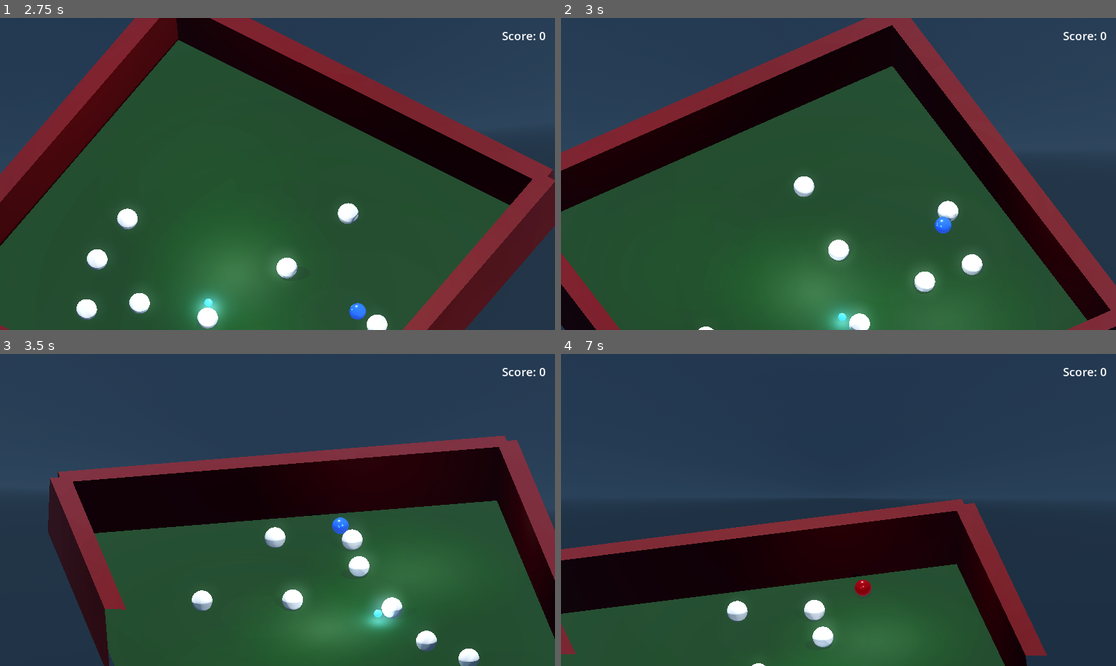
Above: before the commit, frames 1-4 (two rows, left to right).
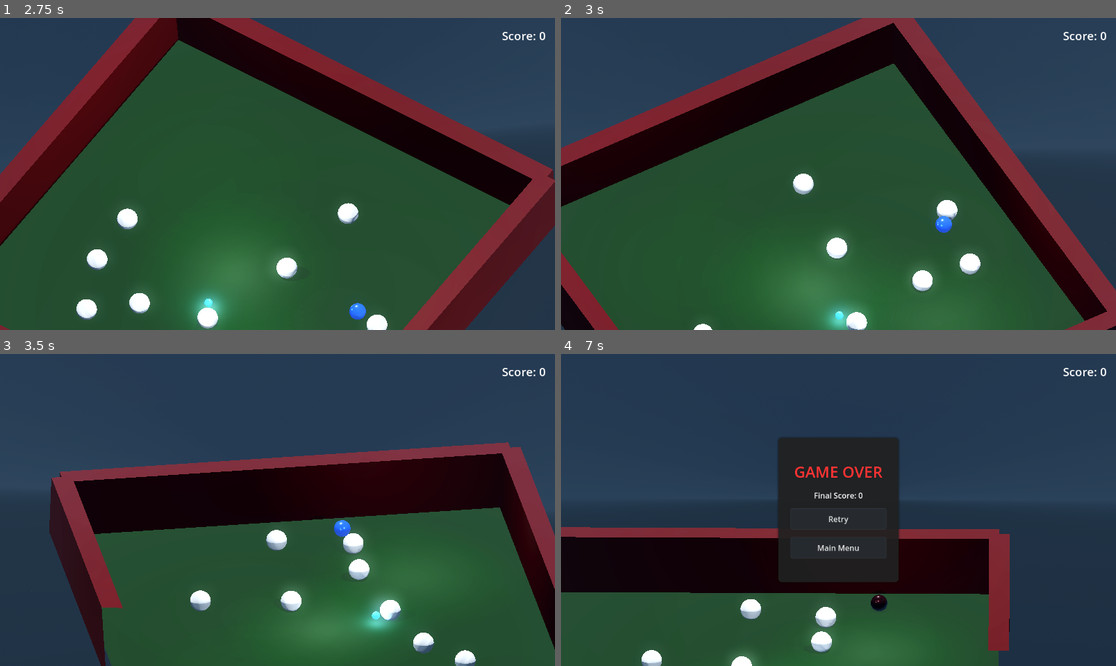
Above: after the commit, the same moments.

Repository: bluehexagons/snakeproject
Game: Godot game, scene res://scenes/main_menu.tscn
Two runs of this game, one before a commit and one after it. Both use one fixed random seed, a clock stepped at 60 frames per second and the inputs below.
Inputs:
- Up to frame 1 (2.75 s): click "New Game" at 0.5 s; hold D (move_right) 1.28-2.03 s; hold F (toggle_camera_angle) 1.28-2.03 s; hold S (move_down) from 2.03 s (still down); tap F (toggle_camera_angle) at 2.1 s
- Up to frame 2 (3 s): release S (move_down) at 2.78 s; hold D (move_right) from 2.78 s (still down); hold F (toggle_camera_angle) from 2.78 s (still down)
- Up to frame 3 (3.5 s): keep holding D (move_right); keep holding F (toggle_camera_angle)
- Up to frame 4 (7 s): release D (move_right) at 3.53 s; release F (toggle_camera_angle) at 3.53 s; hold W (move_up) 3.53-4.28 s; tap F (toggle_camera_angle) at 3.6, 5.1, 6.6 s; hold F (toggle_camera_angle) 4.28-5.03 s; hold A (move_left) 4.28-5.78 s; hold S (move_down) 5.78-6.53 s; hold F (toggle_camera_angle) 5.78-6.53 s; hold D (move_right) from 6.53 s (still down)

Frame 1 is identical in both runs. In frame 2, 3.3% of the frame differs, in the area x 0-100%, y 0-100%; in frame 3, 4.4%; in frame 4, 20%, in the area x 0-88%, y 26-100%.

Commit message:
(w/AI) Optimization pass, spring physics tweaks, fix weird bugs the AI did

Diff:
--- a/scripts/collision_handler.gd
+++ b/scripts/collision_handler.gd
@@ -28,60 +28,44 @@
 const ROCK_COLLISION_SCALE = 1.2      # Changed from 0.6 to increase rock impact
 const ROCK_SEGMENT_IMPULSE_BOOST = 2.0 # Additional scaling for rock->segment impacts
 
+const PROXIMITY_RADIUS = 1.0
+const MAX_OBJECTS_PER_CHECK = 8  # Limit number of objects checked per frame
+const OPTIMIZATION_DISTANCE = 3.0  # Distance at which to start optimizing checks
+
+@onready var spatial_grid = preload("res://scripts/spatial_grid.gd").new()
+
 # Spatial partitioning for broad phase
-var proximity_grid = {}
-var frame_index: int = 0
+# Remove old proximity grid and associated variables
+
+func _ready():
+	process_priority = 1  # Ensure this runs before physics objects
 
 func _physics_process(_delta):
 	# Clear grid each physics frame
-	proximity_grid.clear()
-	frame_index += 1
-
-func get_grid_cell(pos: Vector3) -> Vector2i:
-	return Vector2i(
-		floor(pos.x / PROXIMITY_GRID_SIZE),
-		floor(pos.z / PROXIMITY_GRID_SIZE)
-	)
-
-func add_to_grid(body: Node3D, cell: Vector2i):
-	var key = str(cell)
-	if !proximity_grid.has(key):
-		proximity_grid[key] = []
-	if proximity_grid[key].size() < MAX_BODIES_PER_CELL:
-		proximity_grid[key].append(body)
-
-func get_nearby_bodies(pos: Vector3) -> Array:
-	var cell = get_grid_cell(pos)
-	var nearby = []
-
-	# Check 3x3 grid of cells
-	for x in range(-1, 2):
-		for z in range(-1, 2):
-			var check_cell = cell + Vector2i(x, z)
-			var key = str(check_cell)
-			if proximity_grid.has(key):
-				nearby.append_array(proximity_grid[key])
-
-	return nearby
+	spatial_grid.clear()
+
+	# Register all physics objects
+	for obj in get_tree().get_nodes_in_group("physics_object"):
+		if obj.is_inside_tree() and not obj.is_queued_for_deletion():
+			spatial_grid.insert(obj, get_object_layer(obj))
+
+# Remove unused functions
+
+func get_nearby_bodies(pos: Vector3, radius: float = PROXIMITY_RADIUS) -> Array:
+	var nearby = spatial_grid.get_nearby(pos, radius)
+	# Filter out invalid objects early
+	return nearby.filter(func(obj): return is_instance_valid(obj) and obj.is_inside_tree())
 
 func is_valid_vector(v: Vector3) -> bool:
 	return v.is_finite() and v.length_squared() < 1000000.0
 
-func handle_collision(body_a: CharacterBody3D, body_b: Node, collision_normal: Vector3, delta: float) -> void:
+func handle_detailed_collision(body_a: CharacterBody3D, body_b: Node, collision_normal: Vector3, delta: float) -> void:
 	if not is_valid_vector(collision_normal):
 		push_warning("Invalid collision normal detected")
 		return
 
-	# Add bodies to spatial grid
-	var cell_a = get_grid_cell(body_a.global_position)
-	add_to_grid(body_a, cell_a)
-
-	if body_b is CharacterBody3D:
-		var cell_b = get_grid_cell(body_b.global_position)
-		add_to_grid(body_b, cell_b)
-
-	# Check for clustered collisions
-	var nearby_count = get_nearby_bodies(body_a.global_position).size()
+	# Check for clustered collisions using spatial grid directly
+	var nearby_count = spatial_grid.get_nearby(body_a.global_position, CLUSTER_CHECK_RADIUS).size()
 	var cluster_factor = clamp(float(nearby_count) / MAX_BODIES_PER_CELL, 0.0, 1.0)
 
 	# Handle barrier collisions first
@@ -269,20 +253,32 @@
 		body.velocity = body.velocity.normalized() * MIN_BARRIER_BOUNCE_SPEED
 
 # Check for nearby segments and apply separation forces
-func handle_proximity(body: CharacterBody3D, nearby_bodies: Array, delta: float) -> void:
-	# Skip proximity checks for dangerous segments
-	if body.is_in_group("dangerous"):
-		return
-
-	for other in nearby_bodies:
-		if other == body or not is_instance_valid(other) or not other is CharacterBody3D:
+func handle_physics_proximity(body: CharacterBody3D, nearby_bodies: Array, delta: float) -> void:
+	# Skip proximity checks for dangerous or queued for deletion objects
+	if body.is_in_group("dangerous") or body.is_queued_for_deletion():
+		return
+
+	# Get nearby objects directly from spatial grid
+	var nearby = spatial_grid.get_nearby(body.global_position, PROXIMITY_RADIUS)
+
+	# Early out if not enough nearby objects
+	if nearby.size() < 2:
+		return
+
+	# Limit checks per frame and filter out invalid objects
+	var check_count = min(nearby.size(), MAX_OBJECTS_PER_CHECK)
+	for i in range(check_count):
+		var other = nearby[i]
+		if not is_instance_valid(other) or other.is_queued_for_deletion():
+			continue
+
+		if other == body or not other is CharacterBody3D:
 			continue
 
 		# Skip checks between connected segments
 		if body.is_in_group("segment") and other.is_in_group("segment"):
-			if body.target and other.target:
-				if body.target == other or other.target == body:
-					continue
+			if body.get("target") == other or other.get("target") == body:
+				continue
 
 		var direction = body.global_position - other.global_position
 		var distance_squared = direction.length_squared()
@@ -326,3 +322,10 @@
 		return body.mass
 	else:
 		return DEFAULT_MASS
+
+func get_object_layer(obj: Node) -> int:
+	if obj.is_in_group("segment"):
+		return 1
+	elif obj.is_in_group("rock"):
+		return 2
+	return 0
--- a/scripts/player.gd
+++ b/scripts/player.gd
@@ -255,11 +255,11 @@
 		elif collider.has_method("eat"):
 			score_change += collider.eat()
 
-		collision_handler.handle_collision(self, collider, collision.get_normal(), delta)
+		collision_handler.handle_detailed_collision(self, collider, collision.get_normal(), delta)
 
 	# Handle proximity with segments
 	var nearby_segments = get_tree().get_nodes_in_group("segment")
-	collision_handler.handle_proximity(self, nearby_segments, delta)
+	collision_handler.handle_physics_proximity(self, nearby_segments, delta)
 
 	var current_speed = min(max(velocity.length(), current_speed_boost) / current_speed_boost, MAX_BONUS_SPEED_MULTIPLIER)
 
--- a/scripts/rock.gd
+++ b/scripts/rock.gd
@@ -85,7 +85,7 @@
 		if force > BREAK_FORCE_THRESHOLD:
 			break_rock()
 		else:
-			collision_handler.handle_collision(self, collision.get_collider(), collision.get_normal(), delta)
+			collision_handler.handle_detailed_collision(self, collision.get_collider(), collision.get_normal(), delta)
 
 	super._physics_process(delta)
 
--- a/scripts/segment.gd
+++ b/scripts/segment.gd
@@ -3,7 +3,8 @@
 class_name Segment
 
 const SPRING_STIFFNESS = 200.0  # Significantly reduced from 400.0
-const SPRING_DAMPING = 35.0     # Slightly reduced from 45.0
+const SPRING_DAMPING_BASE = 20.0     # Slightly reduced from 45.0
+const SPRING_DAMPING_GROWTH = 2.0     # Slightly reduced from 45.0
 const TARGET_DISTANCE = 1.0
 const GROWTH_DURATION = 0.33  # Faster growth
 const INITIAL_SCALE = 0.4  # Slightly larger initial scale
@@ -13,7 +14,7 @@
 const DANGER_EMISSION = Color(0.8, 0.1, 0.1, 1.0)
 const COLOR_CHANGE_SPEED = 5.0
 const PULL_START_DISTANCE = 1.3  # Distance at which pull force starts
-const PULL_MAX_DISTANCE = 2.0    # Distance at which pull force peaks
+const PULL_MAX_DISTANCE = 1.8    # Distance at which pull force peaks
 const PULL_FORCE = 400.0        # Reduced from 800.0 to allow more external influence
 const RECOVERY_DURATION = 1.0         # Slightly faster recovery
 const CLUSTER_FORCE_REDUCTION = 0.85  # Increased force reduction in clusters
@@ -21,7 +22,7 @@
 const POP_FORCE = 1.0
 const POP_FORCE_OPPOSITE = 10.0
 const MAX_STRETCH = 1.4  # Maximum stretch multiplier before constraint kicks in
-const HARD_MAX_STRETCH = 2.6  # Absolute maximum stretch before breaking
+const HARD_MAX_STRETCH = 2.2  # Absolute maximum stretch before breaking
 const STRETCH_STIFFNESS_SCALE = 10.0  # How much to increase stiffness when stretching
 const SNAP_THRESHOLD = 0.1  # How close to max stretch before increasing stiffness
 const BREAK_THRESHOLD = 0.999  # How close to HARD_MAX_STRETCH before breaking
@@ -154,14 +155,25 @@
 	if velocity.length() > PhysicsConstants.SEGMENT_MAX_SPEED * 2.0:
 		velocity = velocity.normalized() * PhysicsConstants.SEGMENT_MAX_SPEED
 
+	# Early out if recovering
+	if is_recovering:
+		recovery_timer = min(recovery_timer + delta, RECOVERY_DURATION)
+		if recovery_timer >= RECOVERY_DURATION:
+			is_recovering = false
+		return
+
+	# Early out if no valid target
+	if !is_instance_valid(target):
+		return
+
 	if is_growing:
 		growth_timer += delta
 		var t = growth_timer / GROWTH_DURATION
 		if t <= 1.0:
 			var growth = ease(t, GROWTH_CURVE)
 			# Smoother scale transition
-			var target = lerp(INITIAL_SCALE, 1.0, growth)
-			apply_physics_scale(target)
+			var target_scale = lerp(INITIAL_SCALE, 1.0, growth)
+			apply_physics_scale(target_scale)
 			# Scale spring forces with size
 			spring_stiffness_multiplier = lerp(INITIAL_SPRING_REDUCTION, 1.0, growth)
 		else:
@@ -179,11 +191,6 @@
 
 	# Update spawn timer
 	spawn_timer = max(0.0, spawn_timer - delta)
-
-	if is_recovering:
-		recovery_timer = min(recovery_timer + delta, RECOVERY_DURATION)
-		if recovery_timer >= RECOVERY_DURATION:
-			is_recovering = false
 
 	# Calculate base spring force with spawn reduction
 	var base_stiffness = SPRING_STIFFNESS * lerp(INITIAL_SPRING_REDUCTION, 1.0, 1.0 - (spawn_timer / 0.5))
@@ -210,89 +217,89 @@
 					apply_impulse(-target_direction * POP_FORCE_OPPOSITE * mass * randf_range(0, 1))
 					apply_impulse(Vector3.UP * POP_FORCE * mass * randf_range(0, 1))
 				is_recovering = true
-				return  # Skip normal spring forces
-
-			# Calculate stretch factor
-			var stretch_factor = current_distance / adjusted_distance
-
-			# Apply hard distance constraint
-			if current_distance > max_distance:
-				# Calculate positions for constraint
-				var constraint_center = (global_position + target.global_position) * 0.5
-				var to_center = global_position - constraint_center
-				var constraint_distance = max_distance * 0.5
-
-				# Apply constraint through velocity adjustment
-				if target is PhysicsObject:
-					var total_mass = mass + target.mass
-					var mass_ratio_a = mass / total_mass
-					var mass_ratio_b = target.mass / total_mass
-
-					var new_pos_a = constraint_center + to_center.normalized() * constraint_distance
-					var new_pos_b = constraint_center - to_center.normalized() * constraint_distance
-
-					var correction_a = (new_pos_a - global_position) / delta
-					var correction_b = (new_pos_b - target.global_position) / delta
-
-					velocity += correction_a * mass_ratio_b
-					target.velocity += correction_b * mass_ratio_a
-
-			# Calculate spring force with progressive stiffness
-			var desired_pos = target.global_position - target_direction * adjusted_distance
-			var to_desired = desired_pos - global_position
-
-			# Increase stiffness as we approach max stretch, but with less intensity
-			var stretch_progress = clamp((stretch_factor - 1.0) / (MAX_STRETCH - 1.0), 0.0, 1.0)
-			var current_stiffness = base_stiffness * (1.0 + stretch_progress * (STRETCH_STIFFNESS_SCALE * 0.7))
-
-			# Store the magnitude of force for debugging
-			last_force = (to_desired * current_stiffness).length()
-
-			# Apply chain-based scaling factors with smoother progression
-			var position_scale = pow(1.0 - (chain_index * CHAIN_POSITION_FACTOR), 0.7)
-			position_scale = clamp(position_scale, MIN_STIFFNESS, 1.0)
-
-			var length_factor = 1.0
-			if chain_length > MAX_CHAIN_LENGTH:
-				length_factor = pow(CHAIN_LENGTH_SCALING, chain_length - MAX_CHAIN_LENGTH)
-
-			# Progressive damping that increases more toward the tail
-			var damping_scale = lerp(1.0, 3.0, pow(float(chain_index) / chain_length, 0.6))
-
-			# Calculate base forces with new scaling
-			var force_scale = position_scale * length_factor * spring_stiffness_multiplier
-			var spring_force = to_desired * current_stiffness * force_scale
-			var damping_force = -velocity * (SPRING_DAMPING * damping_scale) * force_scale
-
-			# Calculate pull force that propagates through the chain
-			if current_distance > PULL_START_DISTANCE:
-				var pull_factor = clamp(
-					(current_distance - PULL_START_DISTANCE) / (PULL_MAX_DISTANCE - PULL_START_DISTANCE),
-					0.0, 1.0
-				)
-
-				# Calculate chain-aware pull force
-				var chain_pull = PULL_FORCE * pow(CHAIN_PULL_DECAY, chain_index)
-				chain_pull = max(chain_pull, MIN_PULL_FORCE)
-				var pull_force = target_direction * chain_pull * pull_factor
-
-				# Apply pull force both to self and target
-				apply_force(pull_force)
-				if target is PhysicsObject:
-					var target_mass_ratio = target.mass / (mass + target.mass)
-					var opposite_force = -pull_force * target_mass_ratio * target.pull_reduction
-					target.apply_force(opposite_force)
-
-			# Get nearby bodies for cluster detection
-			var nearby = collision_handler.get_nearby_bodies(global_position)
-			var cluster_factor = clamp(float(nearby.size()) / MAX_NEARBY_SEGMENTS, 0.0, 1.0)
-
-			# Apply cluster-based force reduction
-			spring_force *= (1.0 - cluster_factor * CLUSTER_FORCE_REDUCTION)
-			damping_force *= (1.0 - cluster_factor * CLUSTER_FORCE_REDUCTION)
-
-			apply_force(spring_force)
-			apply_force(damping_force)
+
+			if not is_recovering:
+				# Calculate stretch factor
+				var stretch_factor = current_distance / adjusted_distance
+
+				# Apply hard distance constraint
+				if current_distance > max_distance:
+					# Calculate positions for constraint
+					var constraint_center = (global_position + target.global_position) * 0.5
+					var to_center = global_position - constraint_center
+					var constraint_distance = max_distance * 0.5
+
+					# Apply constraint through velocity adjustment
+					if target is PhysicsObject:
+						var total_mass = mass + target.mass
+						var mass_ratio_a = mass / total_mass
+						var mass_ratio_b = target.mass / total_mass
+
+						var new_pos_a = constraint_center + to_center.normalized() * constraint_distance
+						var new_pos_b = constraint_center - to_center.normalized() * constraint_distance
+
+						var correction_a = (new_pos_a - global_position) / delta
+						var correction_b = (new_pos_b - target.global_position) / delta
+
+						velocity += correction_a * mass_ratio_b
+						target.velocity += correction_b * mass_ratio_a
+
+				# Calculate spring force with progressive stiffness
+				var desired_pos = target.global_position - target_direction * adjusted_distance
+				var to_desired = desired_pos - global_position
+
+				# Increase stiffness as we approach max stretch, but with less intensity
+				var stretch_progress = clamp((stretch_factor - 1.0) / (MAX_STRETCH - 1.0), 0.0, 1.0)
+				var current_stiffness = base_stiffness * (1.0 + stretch_progress * (STRETCH_STIFFNESS_SCALE * 0.7))
+
+				# Store the magnitude of force for debugging
+				last_force = (to_desired * current_stiffness).length()
+
+				# Apply chain-based scaling factors with smoother progression
+				var position_scale = pow(1.0 - (chain_index * CHAIN_POSITION_FACTOR), 0.7)
+				position_scale = clamp(position_scale, MIN_STIFFNESS, 1.0)
+
+				var length_factor = 1.0
+				if chain_length > MAX_CHAIN_LENGTH:
+					length_factor = pow(CHAIN_LENGTH_SCALING, chain_length - MAX_CHAIN_LENGTH)
+
+				# Progressive damping that increases more toward the tail
+				var damping_scale = pow(float(chain_index), 0.6)
+
+				# Calculate base forces with new scaling
+				var force_scale = position_scale * length_factor * spring_stiffness_multiplier
+				var spring_force = to_desired * current_stiffness * force_scale
+				var damping_force = -velocity * (SPRING_DAMPING_BASE + SPRING_DAMPING_GROWTH * damping_scale) * force_scale
+
+				# Calculate pull force that propagates through the chain
+				if current_distance > PULL_START_DISTANCE:
+					var pull_factor = clamp(
+						(current_distance - PULL_START_DISTANCE) / (PULL_MAX_DISTANCE - PULL_START_DISTANCE),
+						0.0, 1.0
+					)
+
+					# Calculate chain-aware pull force
+					var chain_pull = PULL_FORCE * pow(CHAIN_PULL_DECAY, chain_index)
+					chain_pull = max(chain_pull, MIN_PULL_FORCE)
+					var pull_force = target_direction * chain_pull * pull_factor
+
+					# Apply pull force both to self and target
+					apply_force(pull_force)
+					if target is PhysicsObject:
+						var target_mass_ratio = target.mass / (mass + target.mass)
+						var opposite_force = -pull_force * target_mass_ratio * target.pull_reduction
+						target.apply_force(opposite_force)
+
+				# Get nearby bodies for cluster detection
+				var nearby = collision_handler.get_nearby_bodies(global_position)
+				var cluster_factor = clamp(float(nearby.size()) / MAX_NEARBY_SEGMENTS, 0.0, 1.0)
+
+				# Apply cluster-based force reduction
+				spring_force *= (1.0 - cluster_factor * CLUSTER_FORCE_REDUCTION)
+				damping_force *= (1.0 - cluster_factor * CLUSTER_FORCE_REDUCTION)
+
+				apply_force(spring_force)
+				apply_force(damping_force)
 
 	var collision = move_and_collide(velocity * delta)
 	if collision:
@@ -300,11 +307,13 @@
 		last_collision_normal = collision.get_normal()
 		collision_recovery_timer = SPRING_FORCE_DELAY  # Reset recovery timer on collision
 		var collider = collision.get_collider()
-		collision_handler.handle_collision(self, collider, last_collision_normal, delta)
-
-	# Handle proximity with other segments
-	var nearby_segments = get_tree().get_nodes_in_group("segment")
-	collision_handler.handle_proximity(self, nearby_segments, delta)
+		collision_handler.handle_detailed_collision(self, collider, last_collision_normal, delta)
+
+	# Optimize proximity checks - Fixed function name here
+	if has_collision:
+		# Only check proximity after collisions
+		var nearby_segments = collision_handler.get_nearby_bodies(global_position)
+		collision_handler.handle_physics_proximity(self, nearby_segments, delta)
 
 	# Store physics state
 	physics_pos = global_position
--- /dev/null
+++ b/scripts/spatial_grid.gd
@@ -0,0 +1,73 @@
+extends Node
+
+const CELL_SIZE = 2.0
+const GRID_LAYERS = 4
+
+var grid = {}
+var object_cells = {}
+var cell_coords = Vector2i()  # Reusable vector to avoid allocations
+
+func _init():
+	# Initialize empty grid
+	grid = {}
+	object_cells = {}
+
+func get_cell_coords(pos: Vector3) -> Vector2i:
+	cell_coords.x = floori(pos.x / CELL_SIZE)
+	cell_coords.y = floori(pos.z / CELL_SIZE)
+	return cell_coords
+
+func insert(obj: Node3D, layer: int = 0) -> void:
+	var coords = get_cell_coords(obj.global_position)
+	var key = str(coords.x) + "," + str(coords.y) + "," + str(layer)
+
+	if !grid.has(key):
+		grid[key] = []
+	grid[key].append(obj)
+	object_cells[obj] = coords
+
+func remove(obj: Node3D, layer: int = 0) -> void:
+	var coords = object_cells.get(obj)
+	if coords:
+		var key = str(coords.x) + "," + str(coords.y) + "," + str(layer)
+		if grid.has(key):
+			grid[key].erase(obj)
+			if grid[key].is_empty():
+				grid.erase(key)
+		object_cells.erase(obj)
+
+func update_position(obj: Node3D, layer: int = 0) -> void:
+	var new_coords = get_cell_coords(obj.global_position)
+	var old_coords = object_cells.get(obj)
+
+	if old_coords != new_coords:
+		remove(obj, layer)
+		insert(obj, layer)
+
+func get_nearby(pos: Vector3, radius: float = CELL_SIZE, layer: int = 0) -> Array:
+	var cells_to_check = ceili(radius / CELL_SIZE)
+	var pos_coords = get_cell_coords(pos)
+	var nearby = []
+
+	# Preallocate capacity for better performance
+	nearby.resize(16)
+	var nearby_count = 0
+
+	for x in range(pos_coords.x - cells_to_check, pos_coords.x + cells_to_check + 1):
+		for y in range(pos_coords.y - cells_to_check, pos_coords.y + cells_to_check + 1):
+			var key = str(x) + "," + str(y) + "," + str(layer)
+			if grid.has(key):
+				var cell = grid[key]
+				for obj in cell:
+					if nearby_count >= nearby.size():
+						nearby.resize(nearby.size() * 2)
+					nearby[nearby_count] = obj
+					nearby_count += 1
+
+	# Trim array to actual size
+	nearby.resize(nearby_count)
+	return nearby
+
+func clear() -> void:
+	grid.clear()
+	object_cells.clear()
